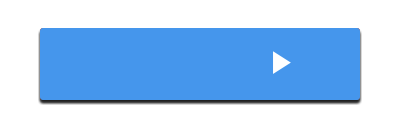
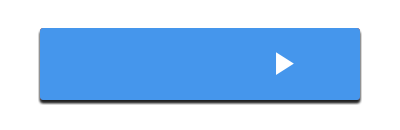
Layer changes from the first 400x130 image to the second:
renamed "Layer 2" to "Layer 3", painted on it over <box>38,28,362,105</box>
painted on "Rounded Rectangle 1" (1st of 3, in "play"), unmasked it over <box>40,28,359,100</box>
painted on "Rounded Rectangle 1" (2nd of 3, in "quit"), unmasked it over <box>40,28,359,100</box>
painted on "Rounded Rectangle 1" (3rd of 3, in "restart"), unmasked it over <box>40,28,359,100</box>
